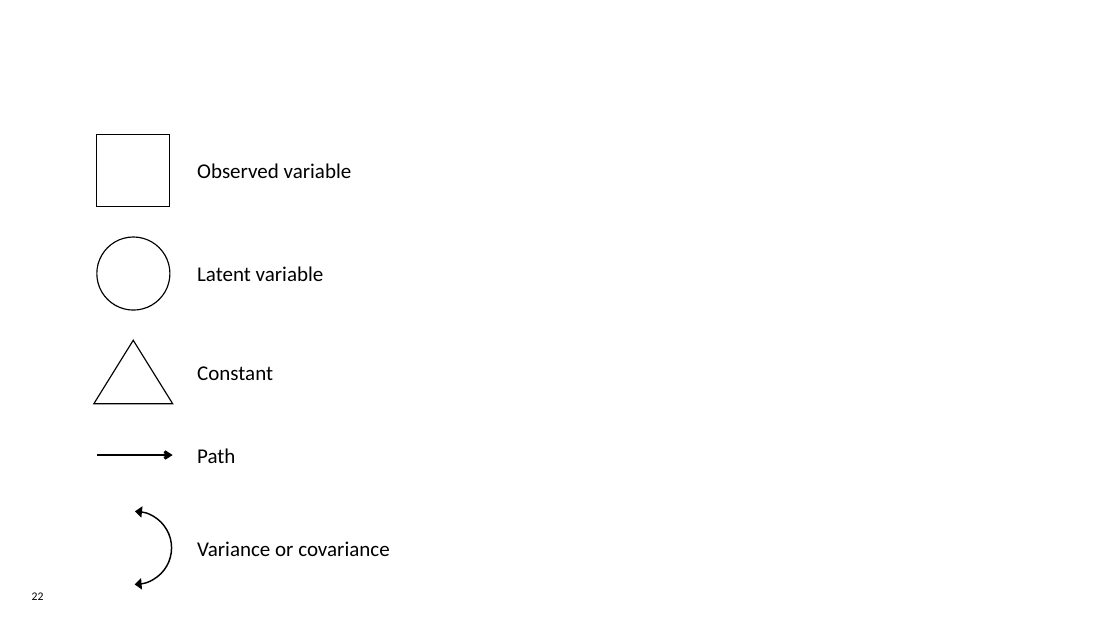
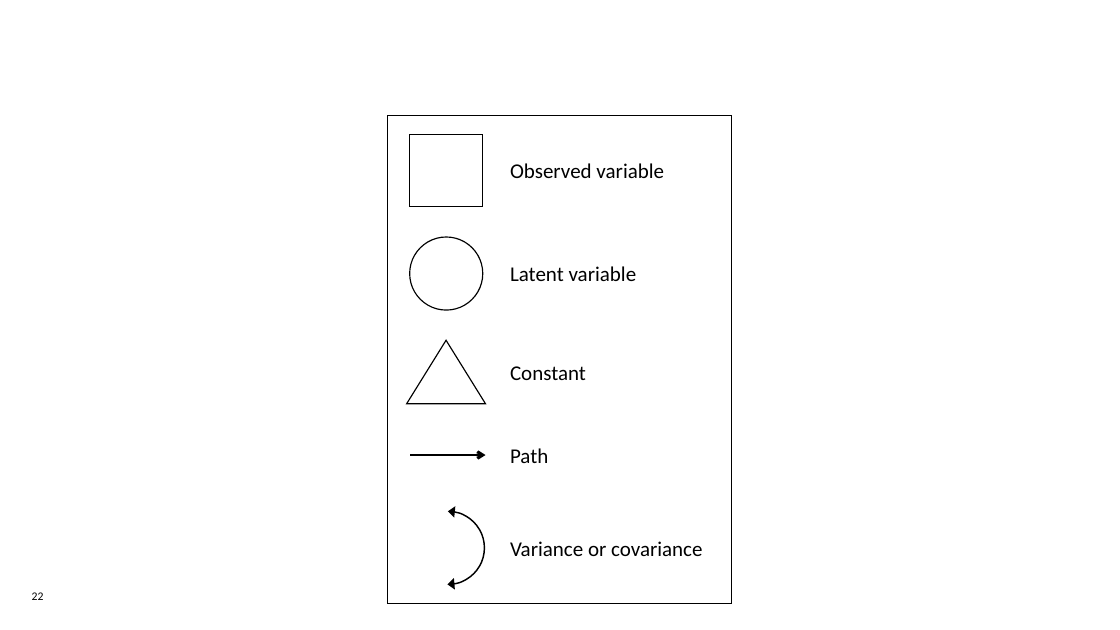
Before and after one commit to dserrington/UCalgary-MDSA-Internship, a slide deck: slide 22 of DRAFT - Research Capstone Project v1.pptx. Drawn at 1120x630 pixels with LibreOffice and Linux fonts; fonts in the diff are those of the drawing; background and template pictures are left out. Boxes give left, top, right and bottom in pixels: in the first picture for what was removed or moved away, otherwise in the second. Text is boxed around its words. In the diff, an @@ line names an element or a change of style, - is before the commit and + after.

```diff
--- a/DRAFT - Research Capstone Project v1.pptx
+++ b/DRAFT - Research Capstone Project v1.pptx
@@ rectangle added at (388,115,732,603), fill #FFFFFF, outline #000000 1 pt @@
@@ 5 texts, 1 triangle, 1 arc (boxed as its full ellipse), 1 ellipse, 1 rectangle, 1 arrow: place and size @@
-5 texts, 1 triangle, 1 arc (boxed as its full ellipse), 1 ellipse, 1 rectangle, 1 arrow at (94,134,389,585)
+5 texts, 1 triangle, 1 arc (boxed as its full ellipse), 1 ellipse, 1 rectangle, 1 arrow at (407,134,702,585)
```
Also in this commit, not shown: 2 other slides changed, 1 slide added, 1 other file.
